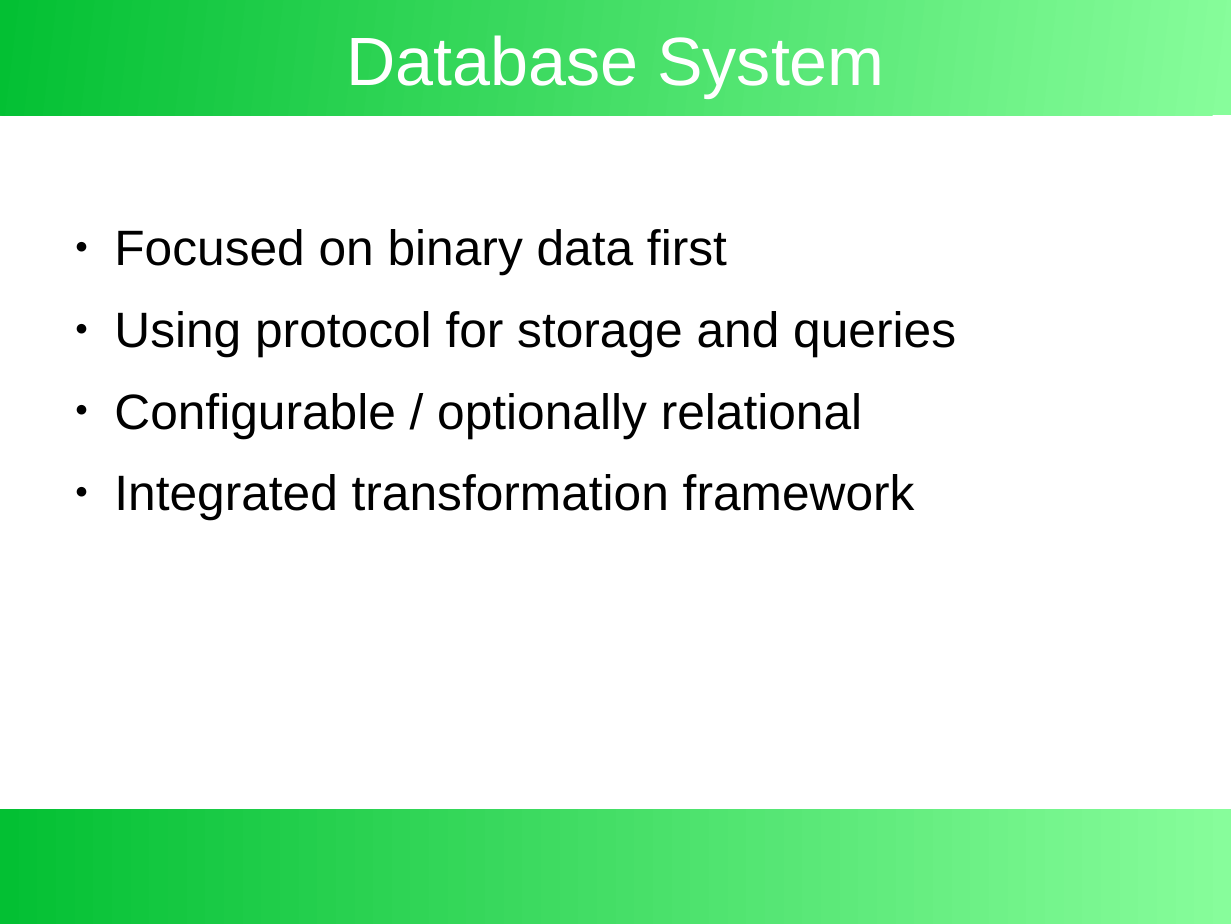
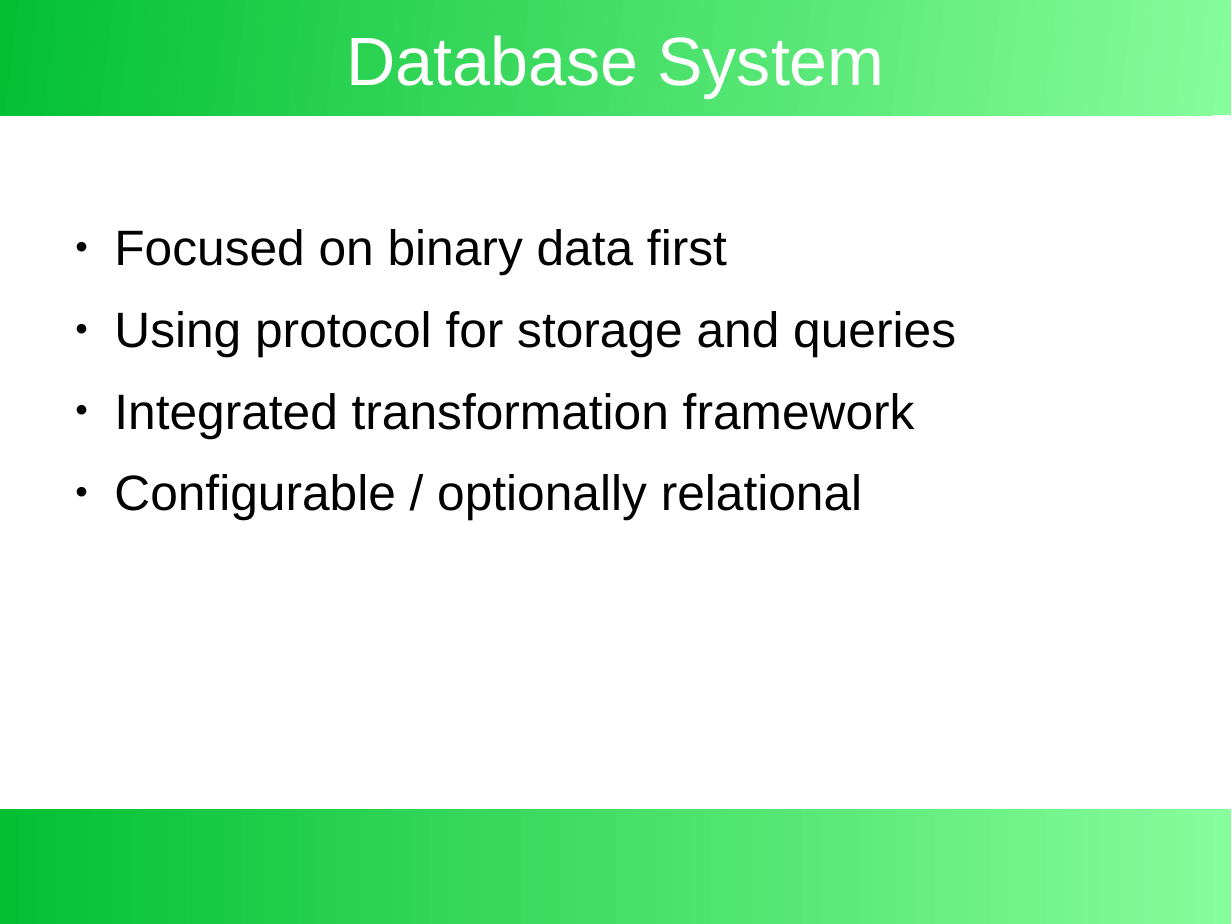
Before and after one commit to exbin/exbin-doc, a slide deck: slide 10 of presentation/exbin-overview.odp. Drawn at 1232x924 pixels with LibreOffice and Linux fonts; fonts in the diff are those of the drawing. Boxes give left, top, right and bottom in pixels: in the first picture for what was removed or moved away, otherwise in the second. Text is boxed around its words. In the diff, an @@ line names an element or a change of style, - is before the commit and + after.

Commit message:
Overview presentation - 5

```diff
--- a/presentation/exbin-overview.odp
+++ b/presentation/exbin-overview.odp
@@ text at [114, 393, 915, 438]: paragraph added @@
+● Integrated transformation framework
@@ text at [114, 474, 915, 520]: paragraph removed @@
-● Integrated transformation framework
```
Also in this commit, not shown: 1 other file.
